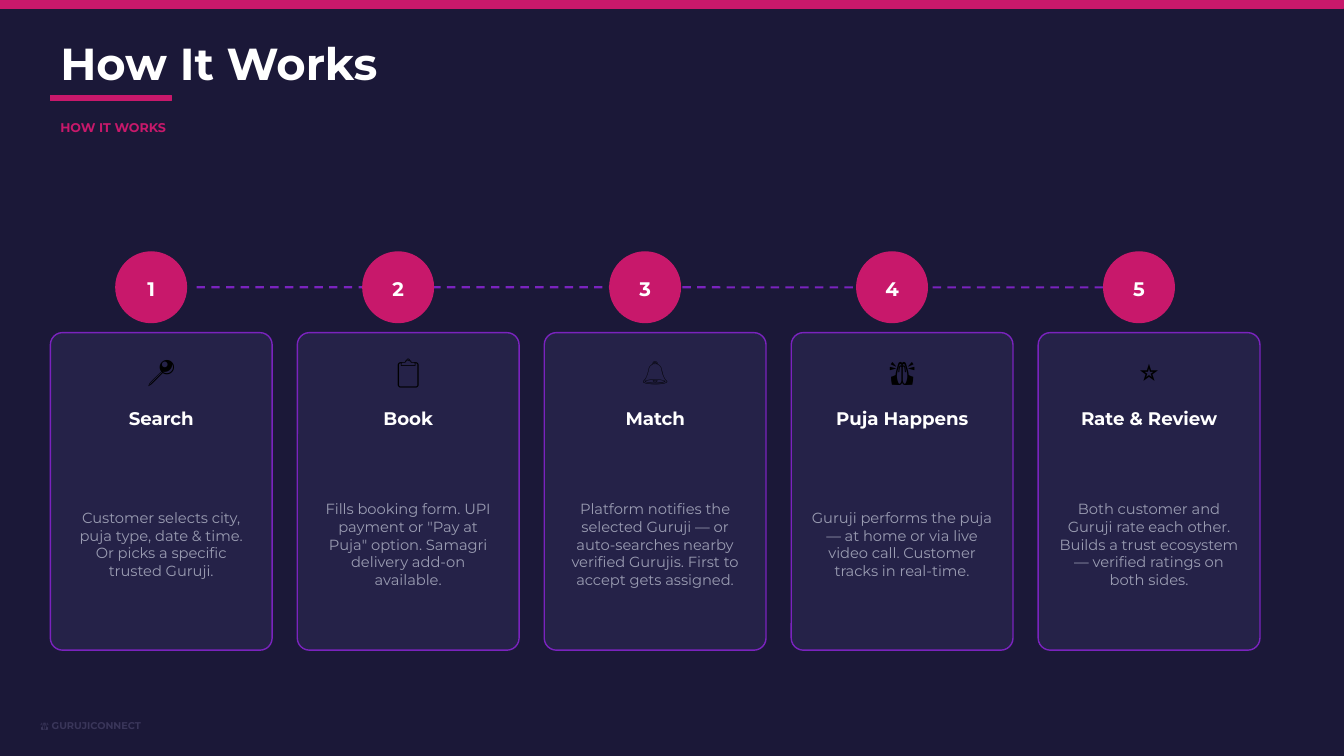
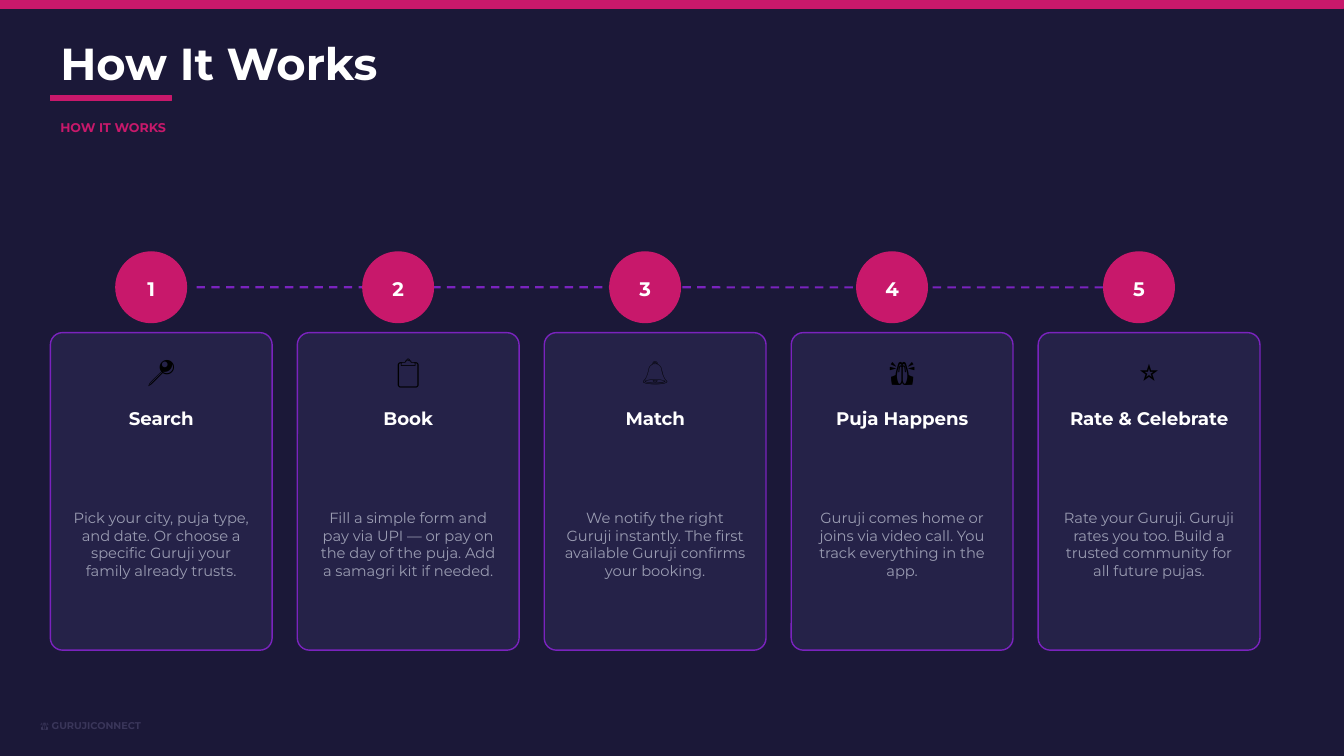
Before and after one commit to kulkarniojus/guruji-connect, a slide deck: slide 5 of attached_assets/GurujiConnect_PitchDeck.pptx. Drawn at 1344x756 pixels with LibreOffice and Linux fonts; fonts in the diff are those of the drawing. Boxes give left, top, right and bottom in pixels: in the first picture for what was removed or moved away, otherwise in the second. Text is boxed around its words. In the diff, an @@ line names an element or a change of style, - is before the commit and + after.

```diff
--- a/attached_assets/GurujiConnect_PitchDeck.pptx
+++ b/attached_assets/GurujiConnect_PitchDeck.pptx
@@ text at (x1=1070, y1=411, x2=1228, y2=426): text changed @@
-Rate & Review
+Rate & Celebrate
@@ text at (x1=74, y1=512, x2=248, y2=579): text changed @@
-Customer selects city, puja type, date & time. Or picks a specific trusted Guruji.
+Pick your city, puja type, and date. Or choose a specific Guruji your family already trusts.
@@ text at (x1=321, y1=512, x2=495, y2=579): text changed @@
-Fills booking form. UPI payment or "Pay at Puja" option. Samagri delivery add-on available.
+Fill a simple form and pay via UPI — or pay on the day of the puja. Add a samagri kit if needed.
@@ text at (x1=565, y1=512, x2=745, y2=579): text changed @@
-Platform notifies the selected Guruji — or auto-searches nearby verified Gurujis. First to accept gets assigned.
+We notify the right Guruji instantly. The first available Guruji confirms your booking.
@@ text at (x1=819, y1=512, x2=985, y2=579): text changed @@
-Guruji performs the puja — at home or via live video call. Customer tracks in real-time.
+Guruji comes home or joins via video call. You track everything in the app.
@@ text at (x1=1064, y1=512, x2=1234, y2=579): text changed @@
-Both customer and Guruji rate each other. Builds a trust ecosystem — verified ratings on both sides.
+Rate your Guruji. Guruji rates you too. Build a trusted community for all future pujas.
```
Also in this commit, not shown: 11 other slides changed, 1 other file.
